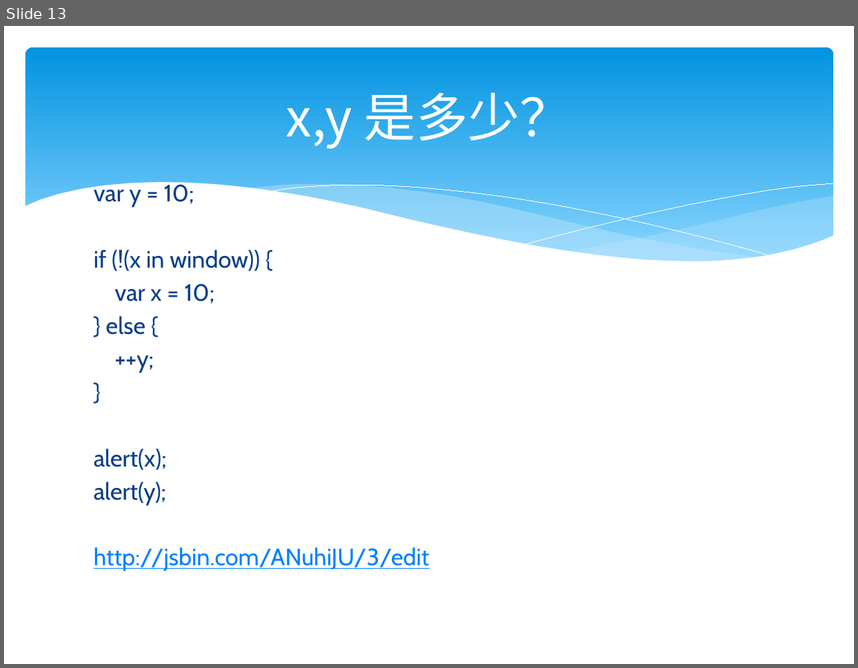
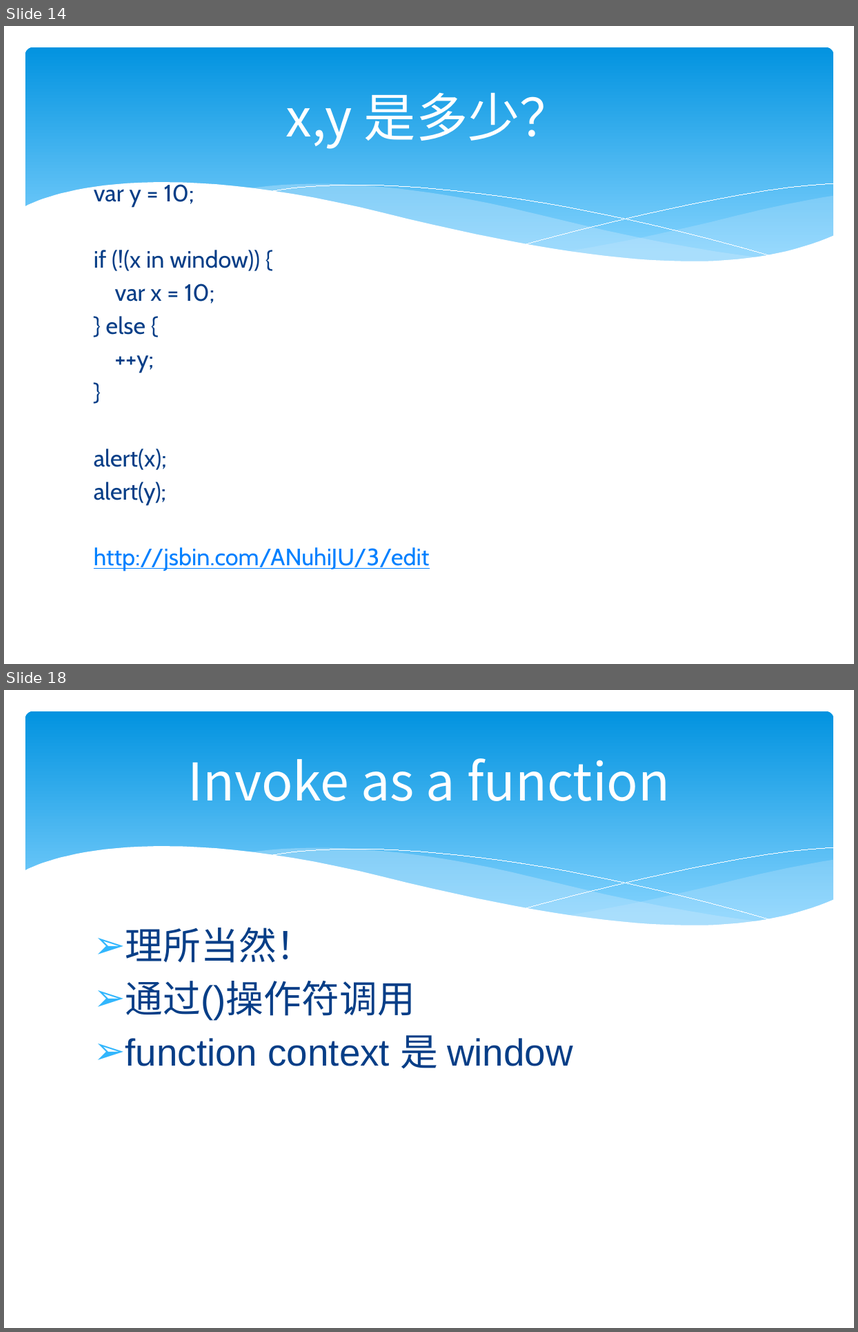
Before and after one commit to zjumty/jsfunc_training, a slide deck: JavaScriptFunctionObject.pptx. Shown one above the other, each under a label of ours: slide 13 before the commit, slides 14 and 18 after it; the slides between them are not shown. The pictures are 858x668 and 858x1332 pixels, drawn with LibreOffice and Linux fonts; fonts in the diff are those of the drawing. Boxes give left, top, right and bottom in pixels: in the first picture for what was removed or moved away, otherwise in the second. Text is boxed around its words. In the diff, an @@ line names an element or a change of style, - is before the commit and + after.

Commit message:
function invocation

```diff
--- a/JavaScriptFunctionObject.pptx
+++ b/JavaScriptFunctionObject.pptx
@@ slide 18 added at [4,690,854,1328], background #FFFFFF; not listed: 6 template elements that a slide beside it also shows @@
@@ title added at [188,758,670,801], 44 pt, text #FFFFFF @@
+Invoke as a function
@@ text added at [125,927,573,1068], 32 pt, text #073E87 @@
+➢ 理所当然！
+➢ 通过()操作符调用
+➢ function context 是 window
@@ what was slide 13 is now slide 14 @@
```
Also in this commit, not shown: 7 other slides added, 2 other files.
